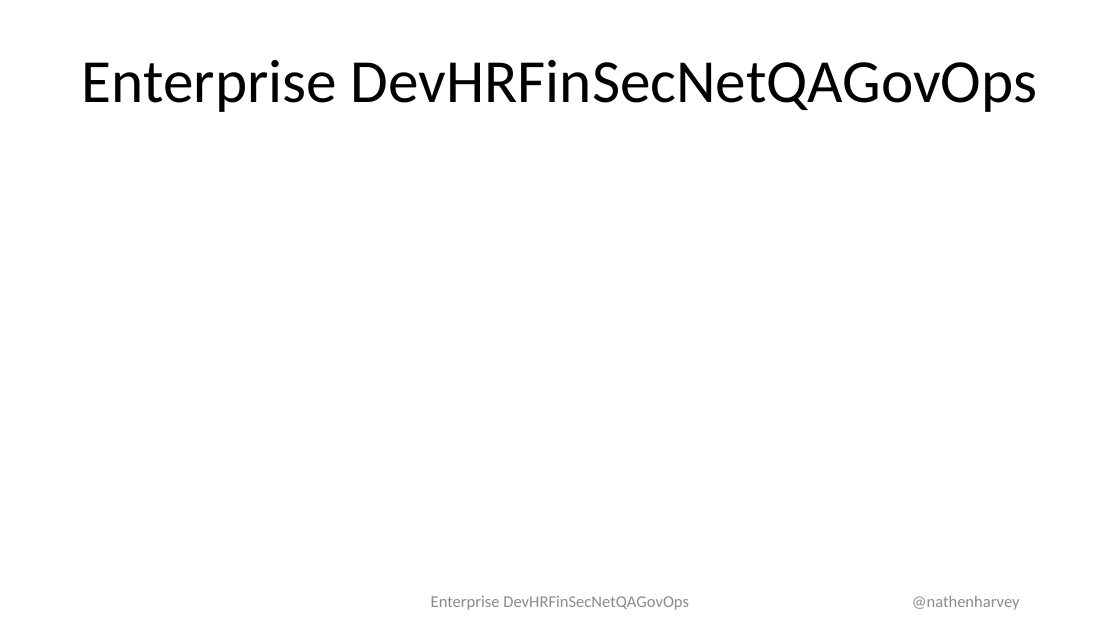
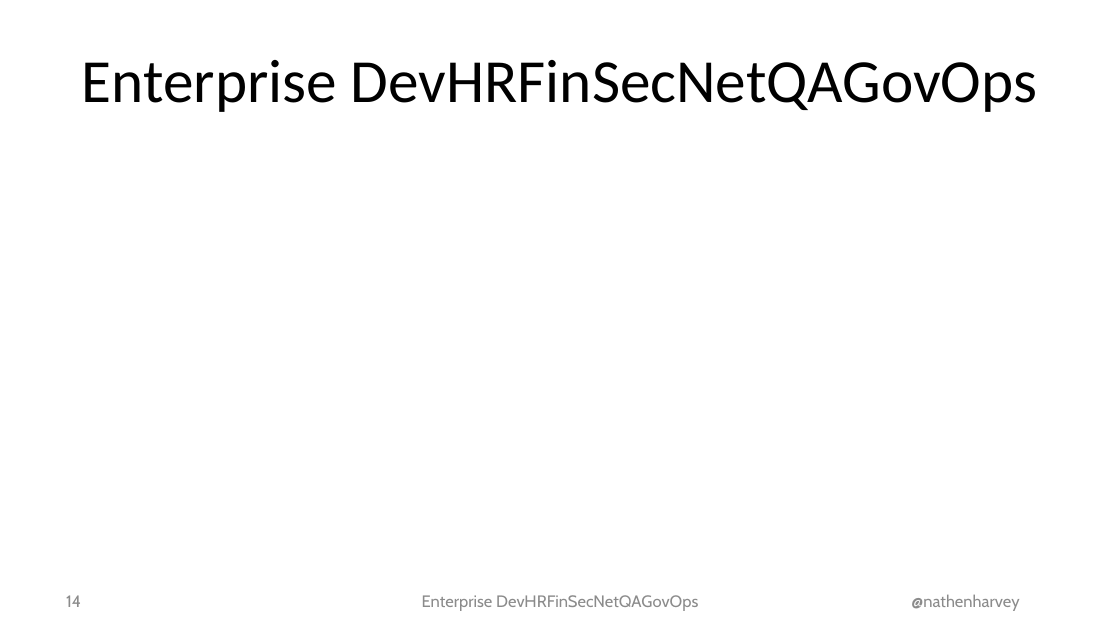
Before and after one commit to nathenharvey/devopsdays-austin-2016-presentations, a slide deck: slide 14 of Rugged Enterprise DevSecNetQAGovOps - Nathen Harvey - Ignite.pptx. Drawn at 1120x630 pixels with LibreOffice and Linux fonts; fonts in the diff are those of the drawing; background and template pictures are left out. Boxes give left, top, right and bottom in pixels: in the first picture for what was removed or moved away, otherwise in the second. Text is boxed around its words. In the diff, an @@ line names an element or a change of style, - is before the commit and + after.

```diff
--- a/Rugged Enterprise DevSecNetQAGovOps - Nathen Harvey - Ignite.pptx
+++ b/Rugged Enterprise DevSecNetQAGovOps - Nathen Harvey - Ignite.pptx
@@ page number added at [66, 595, 81, 607], 17 pt, text #8C8C8C @@
+14
@@ text "Enterprise DevHRFinSecNetQAGovOps" at [422, 595, 698, 611]: font Calibri to Cabin @@
@@ text "@nathenharvey" at [911, 594, 1019, 611]: font Calibri to Cabin @@
```
Also in this commit, not shown: 18 other slides changed.
